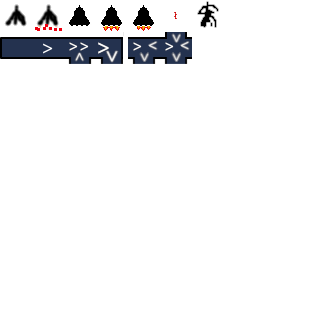
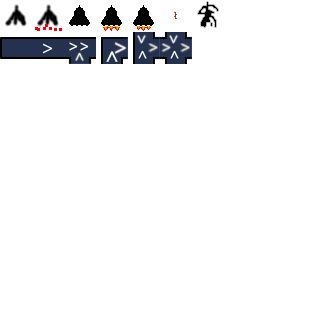
Layered file, before and after one edit (320 x 320). Changes by layer:
painted on "Pasted Layer #4" over [161, 33, 192, 64]
painted on "Pasted Layer #3" over [128, 32, 160, 64]
painted on "Pasted Layer #2" over [96, 32, 128, 64]
